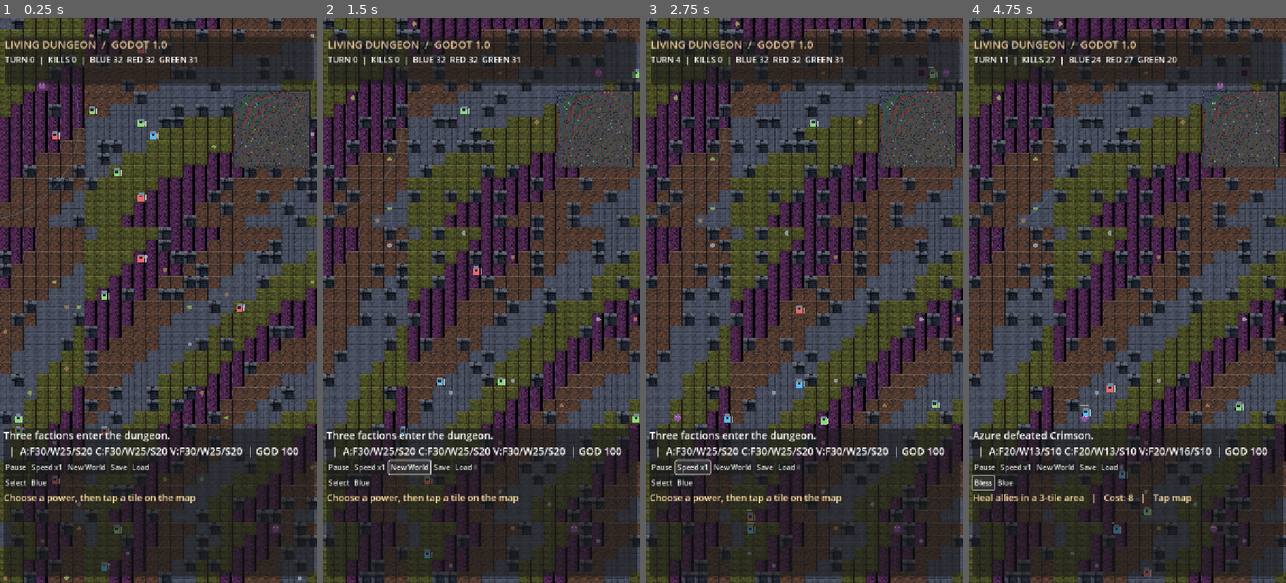
Above: before the commit, frames 1-4 (left to right).
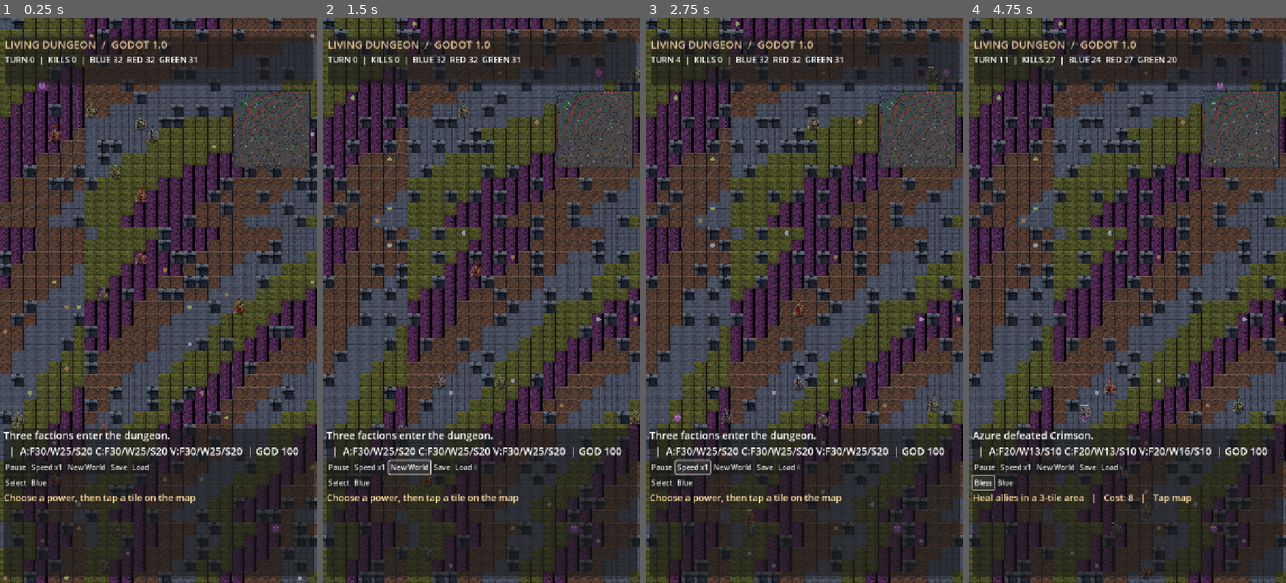
Above: after the commit, the same moments.

Repository: Garchita098/Akudama-Builder
Game: Godot game, scene res://Main.tscn
The game is run twice, just before and just after one commit, with the same random seed, the same clock (stepped at 60 frames per second) and the same inputs.
Inputs:
- Up to frame 1 (0.25 s): no input
- Up to frame 2 (1.5 s): click "New World" at 0.5 s; click "New World" at 1.25 s
- Up to frame 3 (2.75 s): click "Speed x1" at 2 s
- Up to frame 4 (4.75 s): click "Select" at 2.75 s; click "Spawn" at 3.5 s; click "Monster" at 4.25 s

The runs differ from the first frame. In frame 1, 0.9% of the frame differs, in the area x 0-78%, y 0-98%; in frame 2, 0.5%; in frame 3, 0.5%; in frame 4, 0.4%.
Error before the commit: Cannot call method 'get_child' on a null value. (res://world.gd:742)
Error after the commit: Cannot call method 'get_child' on a null value. (res://world.gd:744)

Commit message:
Replace blue red green humanoid rectangles with original faction character sprites

Diff:
--- a/projects/dungeon_godot/world.gd
+++ b/projects/dungeon_godot/world.gd
@@ -1,5 +1,6 @@
 extends Node2D
 const AtlasTiles = preload("res://art_tiles.gd")
+const SoldierSprites = preload("res://soldier_sprites.gd")
 # Living Dungeon: Godot foundation. Entire world renders procedurally.
 const GRID := Vector2i(96, 96)
 const TILE := 30.0
@@ -13,6 +14,7 @@
 var terrain: Array = []
 var biomes: Array = []
 var art_textures: Array[Texture2D] = []
+var faction_sprites: Array[Texture2D] = []
 var minimap: TextureRect
 var minimap_img: Image
 var minimap_tex: ImageTexture
@@ -52,6 +54,7 @@
 
 func _ready() -> void:
     art_textures = AtlasTiles.build()
+    faction_sprites = SoldierSprites.build()
     camera = Camera2D.new()
     camera.position = Vector2(30,30) * TILE
     camera.zoom = Vector2(0.93, 0.93)
@@ -568,6 +571,9 @@
                 break
     queue_redraw()
 
+func draw_ellipse_shadow(center: Vector2) -> void:
+    draw_circle(center,11,Color(0,0,0,0.34))
+
 func _draw() -> void:
     var world_span: Vector2 = get_viewport_rect().size / camera.zoom
     var start_world: Vector2 = camera.get_screen_center_position() - world_span * 0.5
@@ -643,15 +649,11 @@
         var to: Vector2 = Vector2(f.p)
         var p: Vector2 = from.lerp(to,tween) * TILE + Vector2(4,3)
         var cloak: Color = FACTIONS[f.team]
-        draw_rect(Rect2(p + Vector2(3,19),Vector2(18,4)),Color("#070a10"))
-        draw_rect(Rect2(p + Vector2(5,7),Vector2(15,17)),cloak)
-        draw_rect(Rect2(p + Vector2(7,3),Vector2(12,8)),Color("#77889b"))
-        draw_rect(Rect2(p + Vector2(9,10),Vector2(7,5)),Color("#202a38"))
-        if str(f.profession) == "Mage" or str(f.profession) == "Necromancer":
-            draw_circle(p + Vector2(24,9),4,Color("#a875da"))
-        elif str(f.profession) == "Worker":
-            draw_rect(Rect2(p + Vector2(21,9),Vector2(4,11)),Color("#c79c56"))
-        draw_rect(Rect2(p + Vector2(22,8),Vector2(3,15)),Color("#bac6c5"))
+        draw_ellipse_shadow(p + Vector2(12,23))
+        if faction_sprites.size() == 3:
+            draw_texture_rect(faction_sprites[int(f.team)],Rect2(p - Vector2(3,9),Vector2(29,37)),false)
+        else:
+            draw_rect(Rect2(p + Vector2(5,7),Vector2(15,17)),cloak)
         if f.hp < 5:
             draw_rect(Rect2(p + Vector2(2,-4),Vector2(24,3)),Color("#632d35"))
             draw_rect(Rect2(p + Vector2(2,-4),Vector2(24.0 * f.hp / 5.0,3)),Color("#aee087"))
